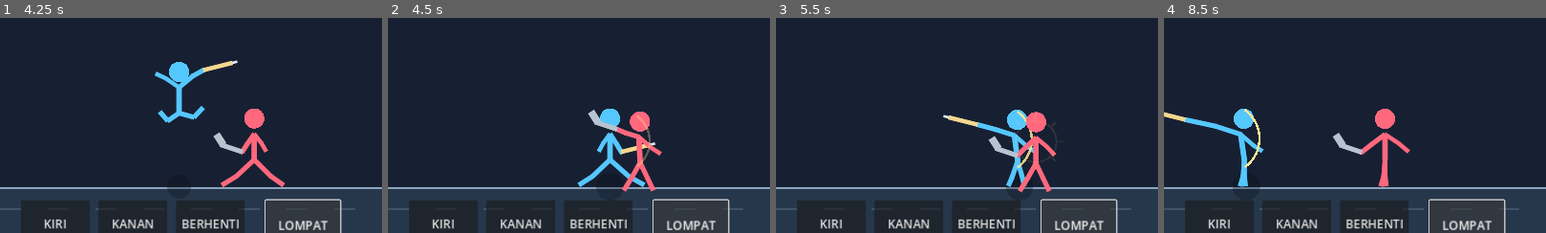
Above: before the commit, frames 1-4 (left to right).
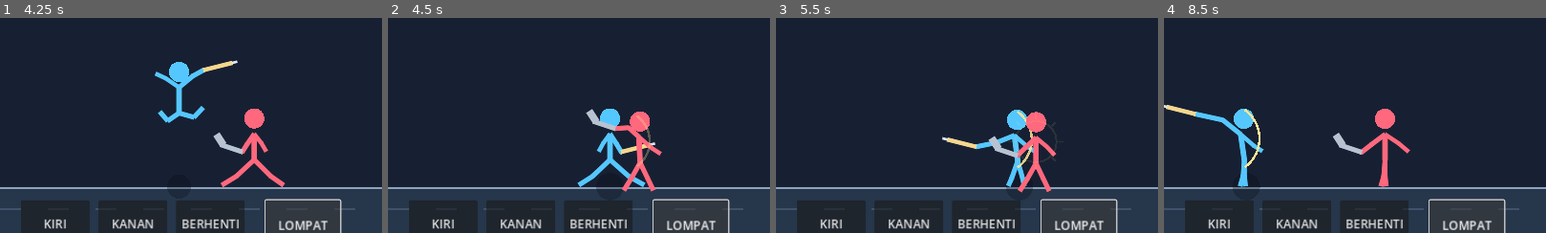
Above: after the commit, the same moments.

Repository: satriamada-web/stickman-duel
Game: Godot game, scene res://scenes/main.tscn
Two runs of this game, one before a commit and one after it. Both use one fixed random seed, a clock stepped at 60 frames per second and the inputs below.
Inputs:
- Up to frame 1 (4.25 s): click "MULAI BERTARUNG" at 0.5 s; click "KIRI" at 1.25 s; click "KANAN" at 2 s; click "BERHENTI" at 2.75 s; click "LOMPAT" at 3.5 s
- Up to frame 2 (4.5 s): tap Enter at 4.25 s; hold D from 4.28 s (still down)
- Up to frame 3 (5.5 s): tap Space at 4.52, 5.27 s; release D at 5.03 s; hold A from 5.03 s (still down)
- Up to frame 4 (8.5 s): release A at 5.78 s; hold D 5.78-6.53 s; hold W 6.53-7.28 s; tap Space at 6.77, 7.52, 8.27 s; hold A from 7.28 s (still down)
The pictures show only the part of the screen within x 0-50%, y 40-90%; the shares and areas given below are measured in that part.

Frame 1 is identical in both runs. In frame 2, 0.3% of the frame differs, in the area x 51-67%, y 42-57%; in frame 3, 0.8%; in frame 4, 1.0%, in the area x 0-21%, y 40-56%.

Commit message:
Add weapon-specific combo attack poses

Diff:
--- a/scripts/main.gd
+++ b/scripts/main.gd
@@ -144,8 +144,8 @@
 			var trail_offset := float(trail_index) * 17.0 * float(player_facing)
 			draw_line(Vector2(player_x - trail_offset, FLOOR_Y - 75.0), Vector2(player_x - trail_offset - 24.0 * float(player_facing), FLOOR_Y - 75.0), trail_color, 5.0 - float(trail_index) * 0.7, true)
 	draw_circle(Vector2(player_x, FLOOR_Y - 3.0), 23.0 - minf(jump_height * 0.035, 12.0), Color(0.02, 0.04, 0.08, 0.28))
-	_draw_fighter(player_x, FLOOR_Y - jump_height, player_tint, …(215 unchanged characters)… tion, dash_time > 0.0, jump_height > 0.0)
-	_draw_fighter(enemy_x, FLOOR_Y, enemy_tint, -1, "AXE", absf(enemy_x - player_x) > 125.0, enemy_attack_animation_time, 0.24, false, false)
+	_draw_fighter(player_x, FLOOR_Y - jump_height, player_tint, …(215 unchanged characters)… tion, dash_time > 0.0, jump_height > 0.0, combo_step)
+	_draw_fighter(enemy_x, FLOOR_Y, enemy_tint, -1, "AXE", absf(enemy_x - player_x) > 125.0, enemy_attack_animation_time, 0.24, false, false, 1)
 	if impact_effect_time > 0.0:
 		var impact_y := FLOOR_Y - 78.0
 		var impact_progress := 1.0 - impact_effect_time / 0.24
@@ -159,7 +159,7 @@
 			var ray_end := Vector2(cos(angle), sin(angle)) * (burst_radius + 12.0)
 			draw_line(Vector2(impact_effect_x, impact_y) + ray_start, Vector2(impact_effect_x, impact_y) + ray_end, burst_color, 3.0)
 
-func _draw_fighter(x: float, floor_y: float, tint: Color, direction: int, weapon: String, walking: bool, attack_time: float, attack_duration: float, dashing: bool, airborne: bool) -> void:
+func _draw_fighter(x: float, floor_y: float, tint: Color, direction: int, weapon: String, walking: bool, attack_time: float, attack_duration: float, dashing: bool, airborne: bool, combo_style: int) -> void:
 	# Animasi prosedural dengan fase ancang-ancang, ayunan, dan pemulihan.
 	var phase := animation_time * (13.0 if walking else 2.2)
 	var stride := sin(phase) if walking else 0.0
@@ -198,6 +198,22 @@
 		front_hand = shoulder + Vector2((37.0 - 22.0 * windup + reach) * direction, -13.0 - 12.0 * strike)
 		back_elbow = shoulder + Vector2(-22.0 * direction, 19.0)
 		back_hand = back_elbow + Vector2(-14.0 * direction, 9.0)
+
+		# Tiap senjata memiliki bentuk ayunan yang berbeda.
+		if weapon == "SPEAR":
+			front_elbow = shoulder + Vector2(34.0 * direction, -2.0)
+			front_hand = shoulder + Vector2((72.0 if combo_style != 3 else 92.0) * direction, -4.0)
+		elif weapon == "AXE":
+			var axe_swing := 1.0 if combo_style == 3 else 0.65
+			front_elbow = shoulder + Vector2(17.0 * direction, -24.0 * axe_swing)
+			front_hand = shoulder + Vector2(40.0 * direction, -34.0 * axe_swing + 8.0)
+		elif combo_style == 2:
+			front_elbow = shoulder + Vector2(30.0 * direction, 12.0)
+			front_hand = shoulder + Vector2(64.0 * direction, 19.0)
+		elif combo_style == 3:
+			front_elbow = shoulder + Vector2(30.0 * direction, -24.0)
+			front_hand = shoulder + Vector2(76.0 * direction, -34.0)
+
 		front_knee += Vector2(-5.0 * direction * windup, 0.0)
 		front_foot += Vector2(-7.0 * direction * windup, 0.0)
 
